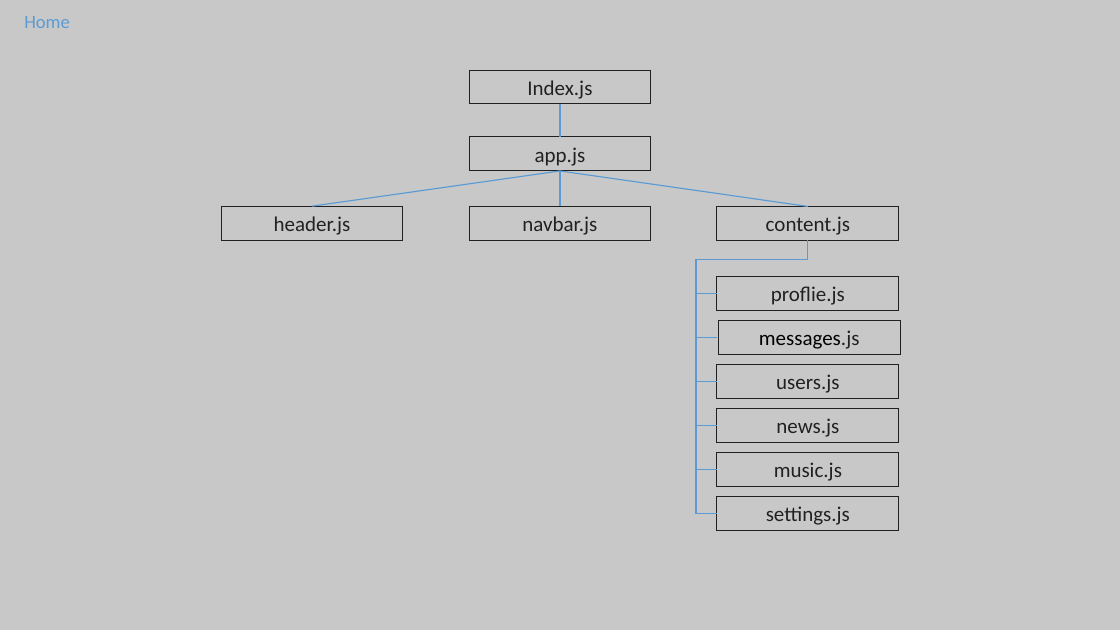
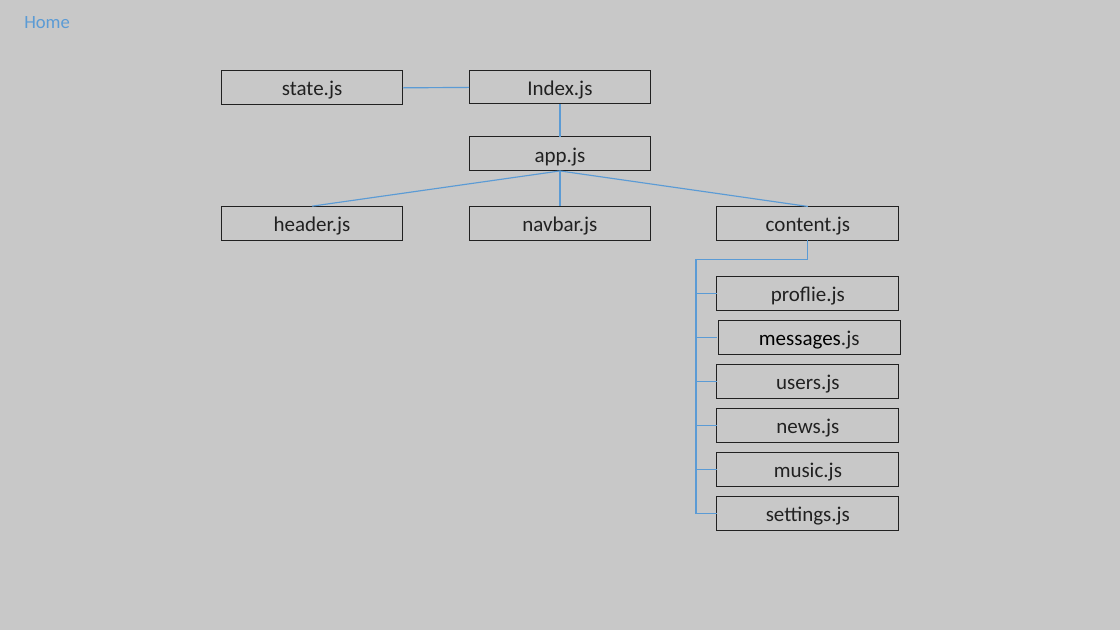
Before and after one commit to Mikayel-Saroy/Social-Network, a slide deck: slide 1 of src/assets/social-network.pptx. Drawn at 1120x630 pixels with LibreOffice and Linux fonts; fonts in the diff are those of the drawing. Boxes give left, top, right and bottom in pixels: in the first picture for what was removed or moved away, otherwise in the second. Text is boxed around its words. In the diff, an @@ line names an element or a change of style, - is before the commit and + after.

```diff
--- a/src/assets/social-network.pptx
+++ b/src/assets/social-network.pptx
@@ rectangle added at [221,71,403,104], outline #212121 0.75 pt, 18 pt, text #212121 @@
+state.js
@@ line added from (403, 88) to (469, 87), #5B9BD5 1 pt @@
```
Also in this commit, not shown: 4 other files.
